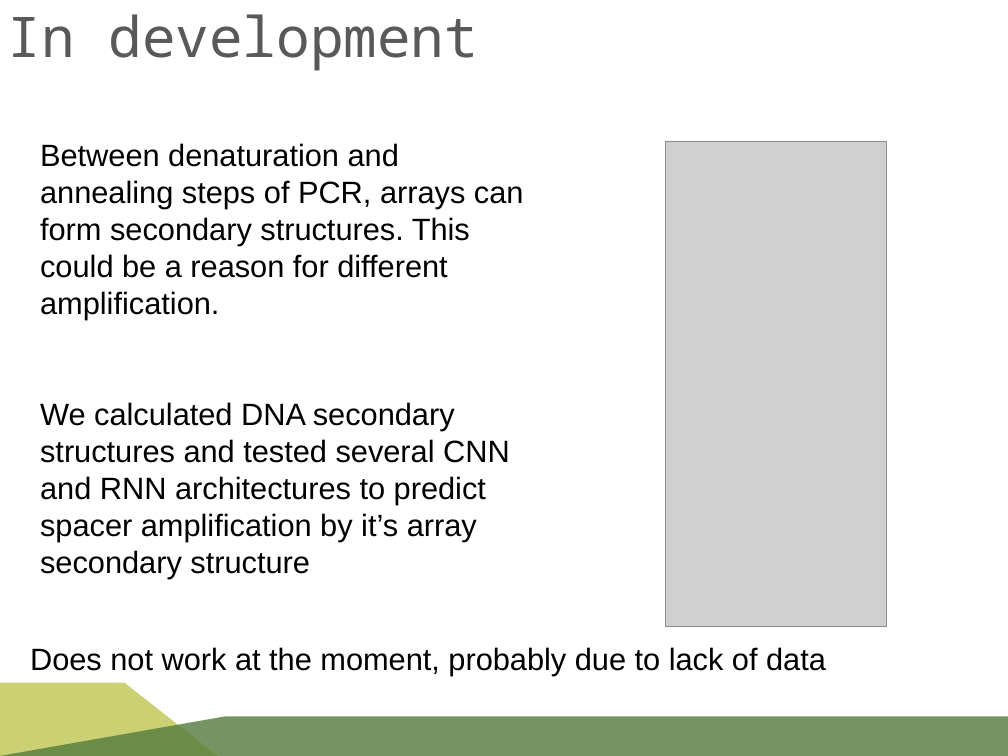
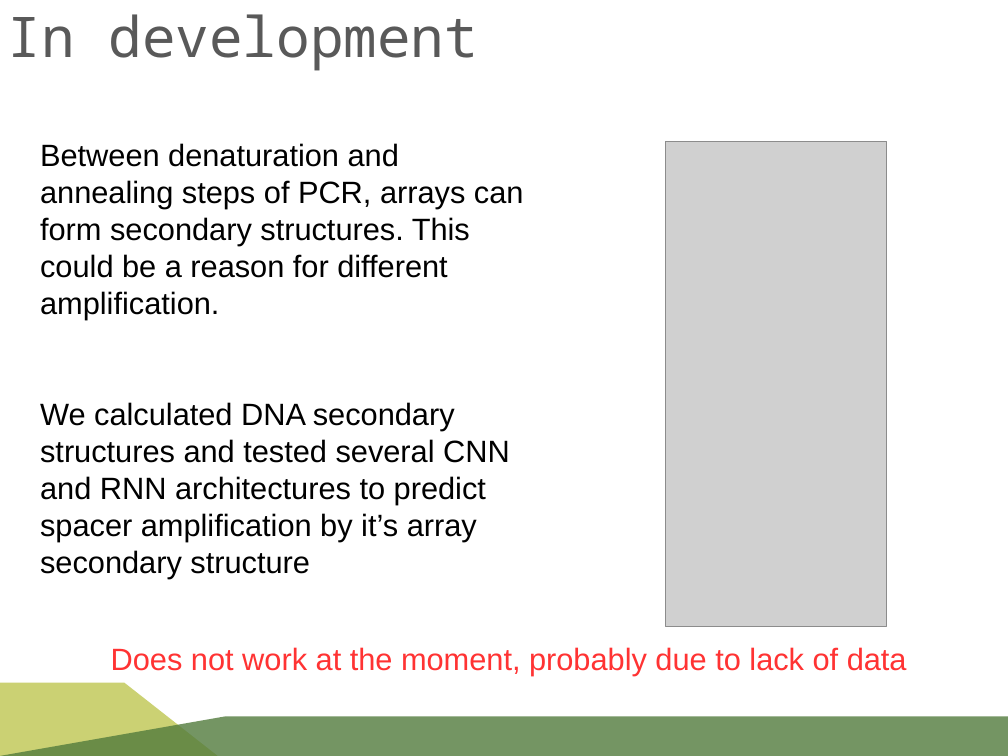
Before and after one commit to rykachevskiy/CRISPR, a slide deck: slide 34 of SK-MIT-CRISPR.odp (slide 32 before the commit). Drawn at 1008x756 pixels with LibreOffice and Linux fonts; fonts in the diff are those of the drawing; grey boxes stand for pictures; background and template pictures are left out. Boxes give left, top, right and bottom in pixels: in the first picture for what was removed or moved away, otherwise in the second. Text is boxed around its words. In the diff, an @@ line names an element or a change of style, - is before the commit and + after.

```diff
--- a/SK-MIT-CRISPR.odp
+++ b/SK-MIT-CRISPR.odp
@@ text "Does not work at the ..." moved from (x1=30, y1=647, x2=826, y2=676) to (x1=111, y1=647, x2=907, y2=676) @@
@@ text "Does not work at the ..." at (x1=111, y1=647, x2=907, y2=676): text colour #000000 to #FF3333 @@
```
Also in this commit, not shown: 13 other slides changed, 6 slides added, 3 slides removed, 6 other files.
